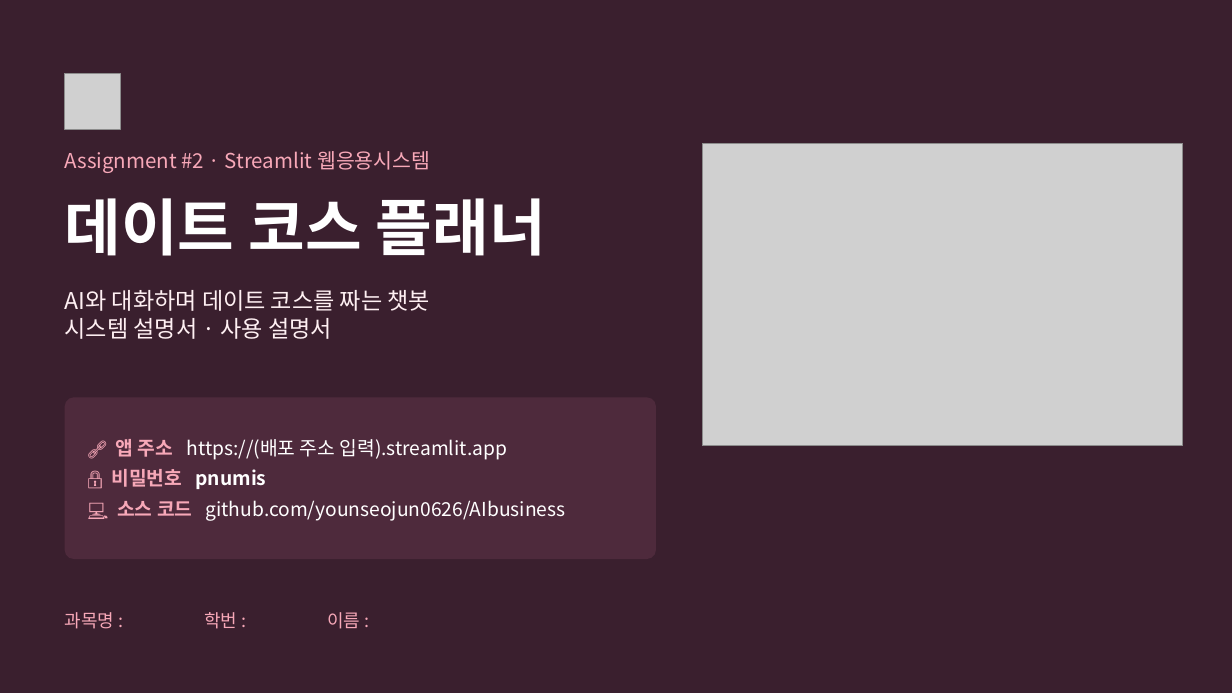
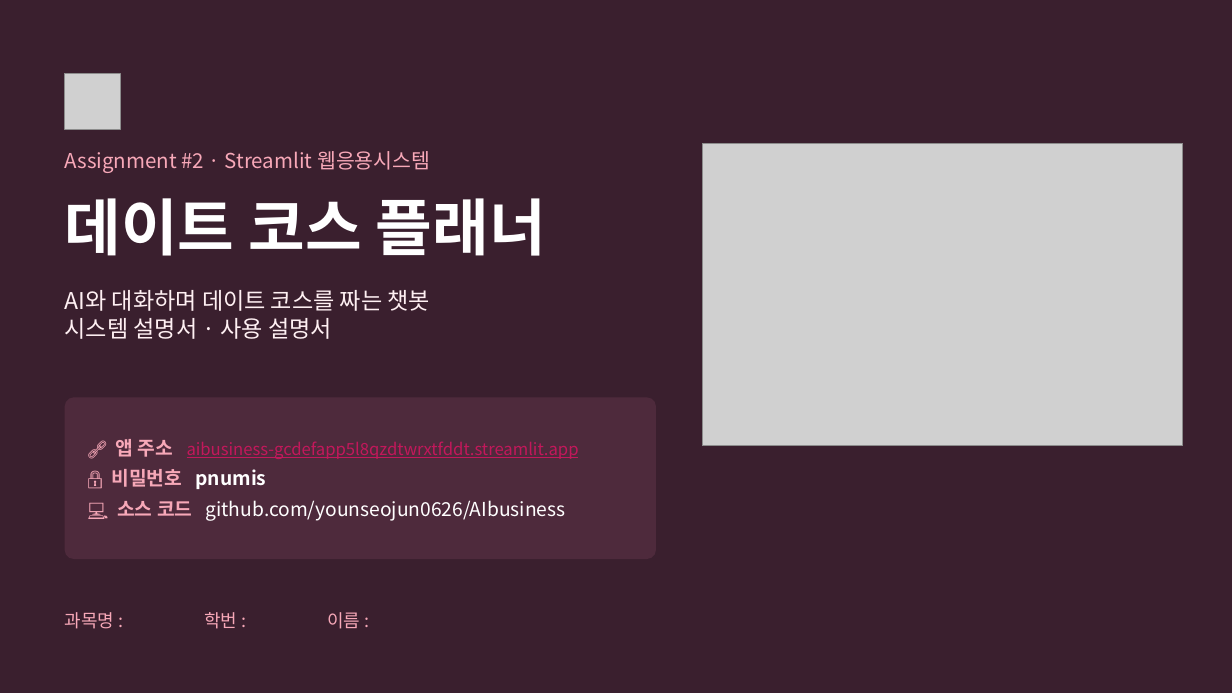
Before and after one commit to younseojun0626/AIbusiness, a slide deck: slide 1 of docs/데이트코스플래너_설명서.pptx. Drawn at 1232x693 pixels with LibreOffice and Linux fonts; fonts in the diff are those of the drawing; grey boxes stand for pictures. Boxes give left, top, right and bottom in pixels: in the first picture for what was removed or moved away, otherwise in the second. Text is boxed around its words. In the diff, an @@ line names an element or a change of style, - is before the commit and + after.

```diff
--- a/docs/데이트코스플래너_설명서.pptx
+++ b/docs/데이트코스플래너_설명서.pptx
@@ text at [116,439,579,459]: text changed; size 15 to 13 pt; text colour #FFFFFF to #C2185B @@
-🔗 앱 주소 https://(배포 주소 입력).streamlit.app
+🔗 앱 주소 aibusiness-gcdefapp5l8qzdtwrxtfddt.streamlit.app
```
Also in this commit, not shown: 1 other slide changed, 2 other files.
